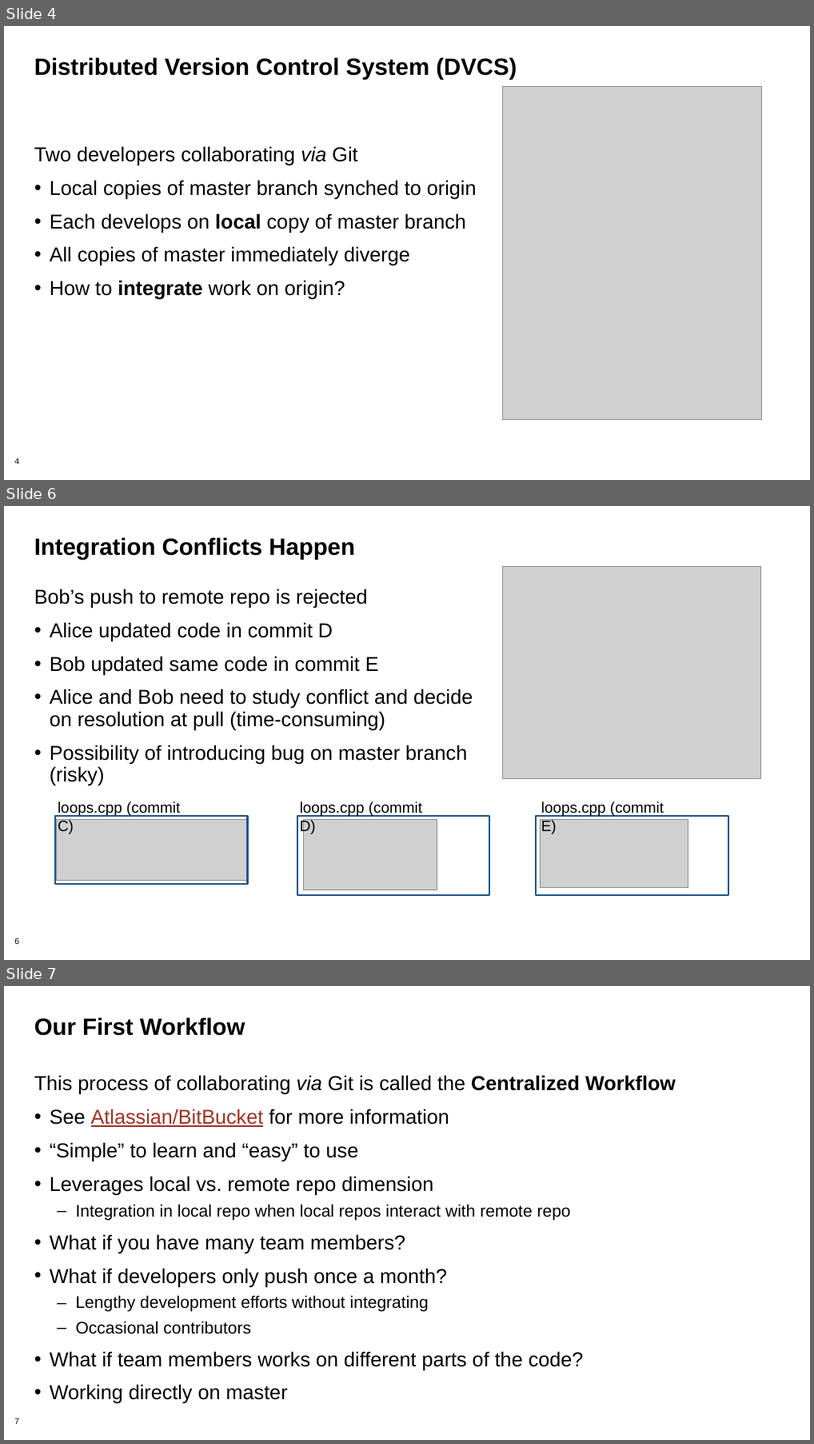
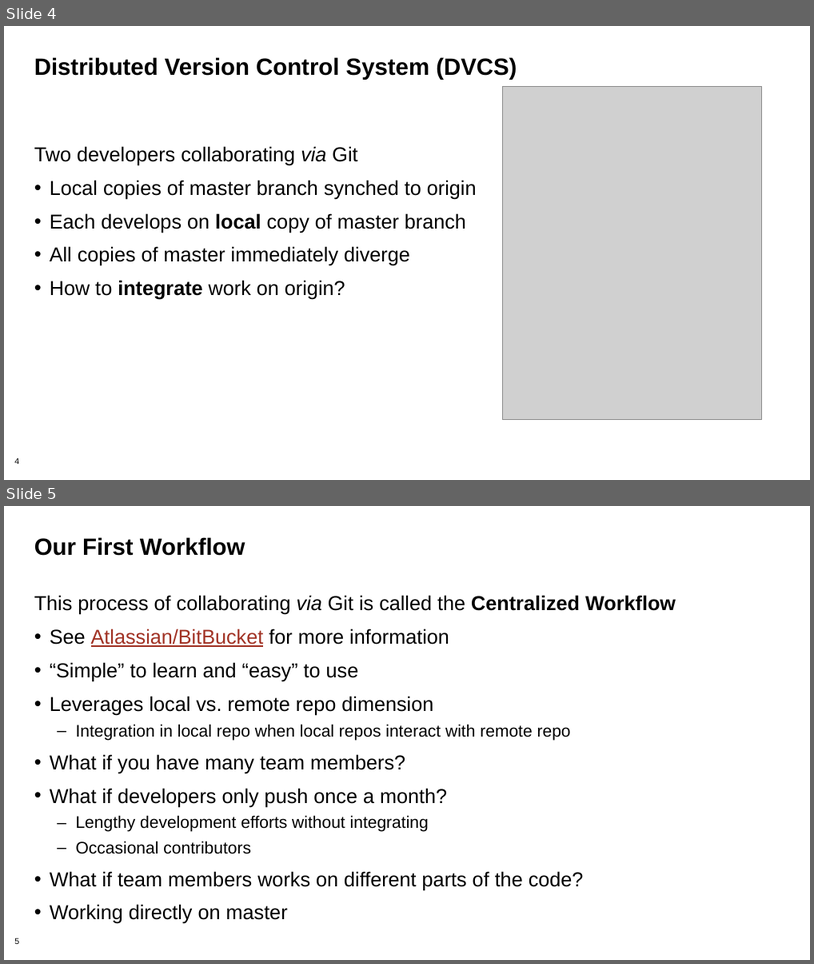
Before and after one commit to betterscientificsoftware/bssw-tutorial, a slide deck: presentations/03-gitworkflows.pptx. Shown one above the other, each under a label of ours: slides 4, 6 and 7 before the commit, slides 4 and 5 after it; the slides between them are not shown. The pictures are 814x1444 and 814x964 pixels, drawn with LibreOffice and Linux fonts; fonts in the diff are those of the drawing; grey boxes stand for pictures; background and template pictures are left out. Boxes give left, top, right and bottom in pixels: in the first picture for what was removed or moved away, otherwise in the second. Text is boxed around its words. In the diff, an @@ line names an element or a change of style, - is before the commit and + after.

```diff
--- a/presentations/03-gitworkflows.pptx
+++ b/presentations/03-gitworkflows.pptx
@@ slide 6 removed at (4, 506, 810, 960), background #FFFFFF; not listed: 1 template element that a slide beside it also shows @@
@@ title removed at (34, 537, 355, 560) @@
-Integration Conflicts Happen
@@ picture removed at (503, 567, 761, 778) @@
@@ text removed at (34, 588, 473, 785) @@
-Bob’s push to remote repo is rejected
-• Alice updated code in commit D
-• Bob updated same code in commit E
-• Alice and Bob need to study conflict and decide on resolution at pull (time-consuming)
-• Possibility of introducing bug on master branch (risky)
@@ rectangle removed at (55, 816, 248, 884) @@
@@ text removed at (58, 801, 180, 834) @@
-loops.cpp (commit C)
@@ rectangle removed at (298, 816, 490, 894) @@
@@ text removed at (300, 801, 422, 834) @@
-loops.cpp (commit D)
@@ rectangle removed at (536, 816, 729, 894) @@
@@ text removed at (542, 801, 664, 834) @@
-loops.cpp (commit E)
@@ picture removed at (57, 820, 248, 880) @@
@@ picture removed at (303, 820, 437, 889) @@
@@ picture removed at (540, 820, 688, 887) @@
@@ what was slide 7 is now slide 5 @@
@@ page number at (14, 937, 19, 944): text changed @@
-7
+5
```
Also in this commit, not shown: 2 slides changed, 3 slides added, 2 other slides removed.
